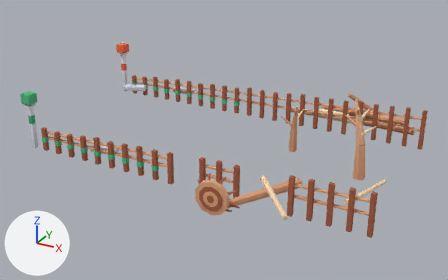
Renders of the glTF model public/assets/toycar/set-strand-groynes.glb from each side of a commit.
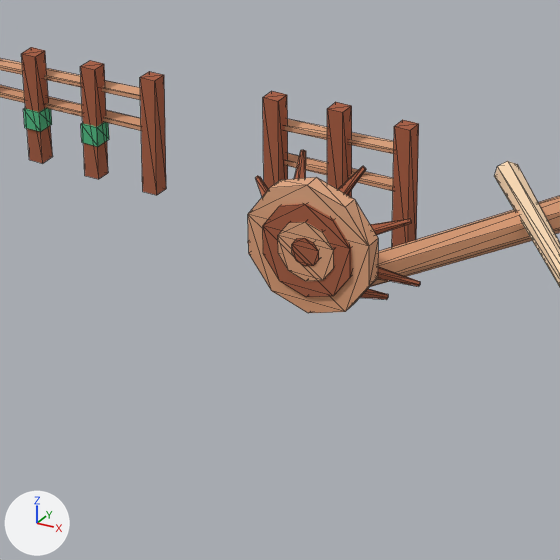
There are two pictures of each version: one whole from a camera (50 mm lens) standing at (8.34, -30.27, 15.11) and looking at (-8.05, -0.47, 0.21), one close up on the part from 29% to 62% of the width and 48% to 100% of the height. Arrows for +X, +Y and +Z are at lower left; the lights stay in place. The last two pictures show the newer version. The close-ups show mesh edges as thin lines. Where no turn or scale is listed for an object, it has been applied to the vertices. Vertices at exactly the same position are counted once.

In view in the first close-up: 'groynes'.
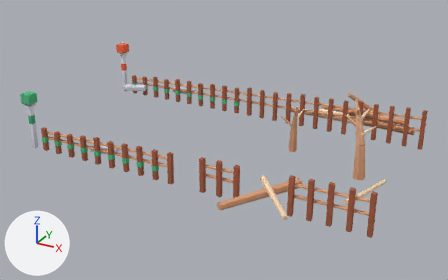
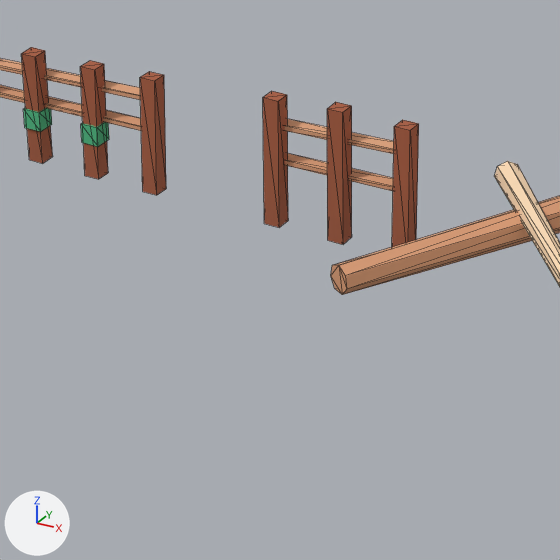
What differs and where, as boxes [x1, y1, x2, y2] in the close-ups (560 x 560 px):
'groynes', reshaped: before [0, 47, 560, 313]; after [0, 47, 560, 295]
part 1 of me_groynes, deleted (brown): before [247, 150, 420, 313]

What the commit changed:
me_groynes is used by ob_groynes; location (2.2, 5.5, 0.72).
me_groynes had 1174 vertices, 1904 faces and spanned x -22.4..0.3, y -13.6..2.3, z -1.2..3.2.
me_groynes now has 1014 vertices, 1632 faces and spans x -22.4..0.3, y -13.2..2.3, z -1.2..3.2.
me_groynes part 1: 12 loose pieces with 160 vertices, spanning x -8.0..-5.5, y -13.6..-12.9, z -0.8..1.1, are deleted.
